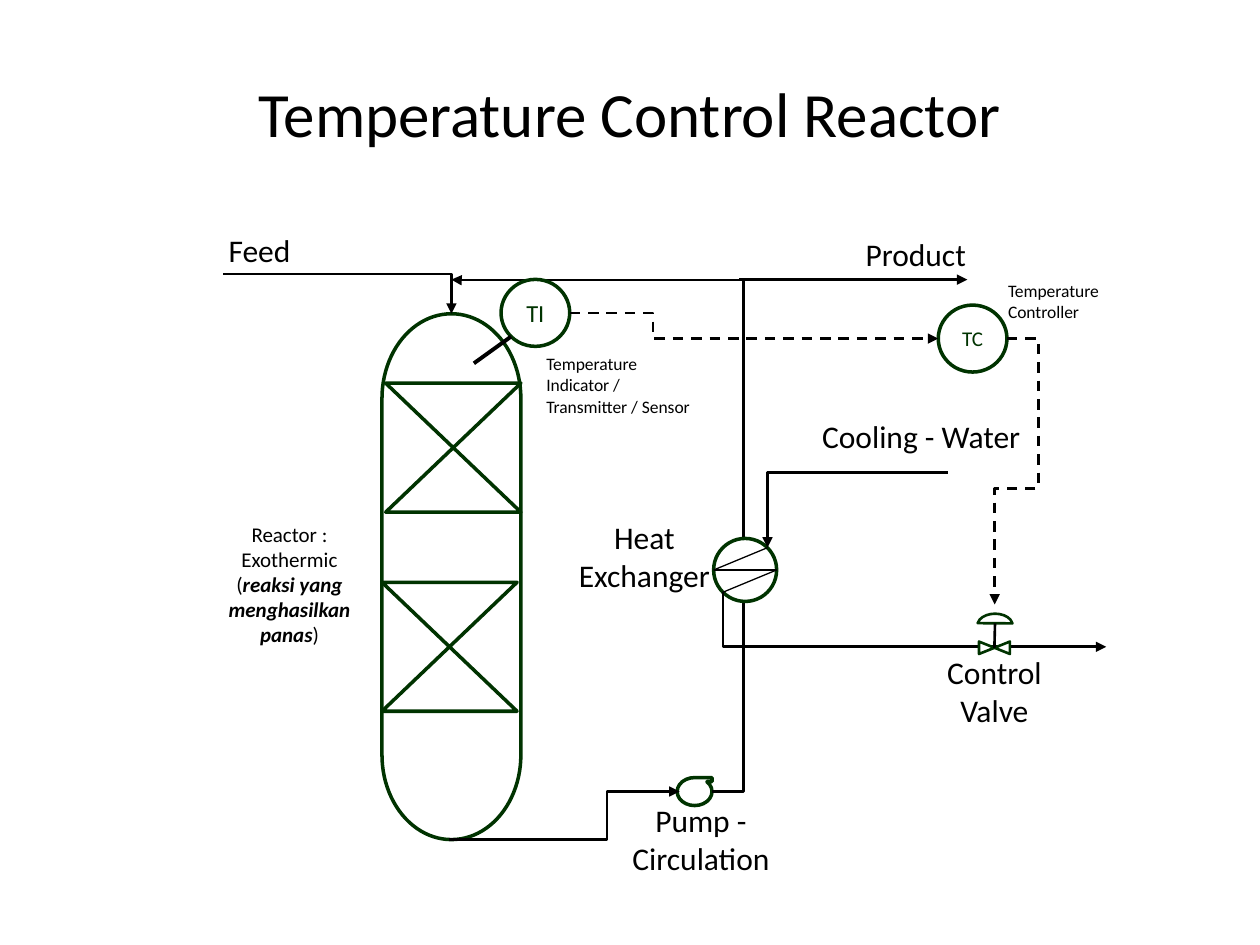
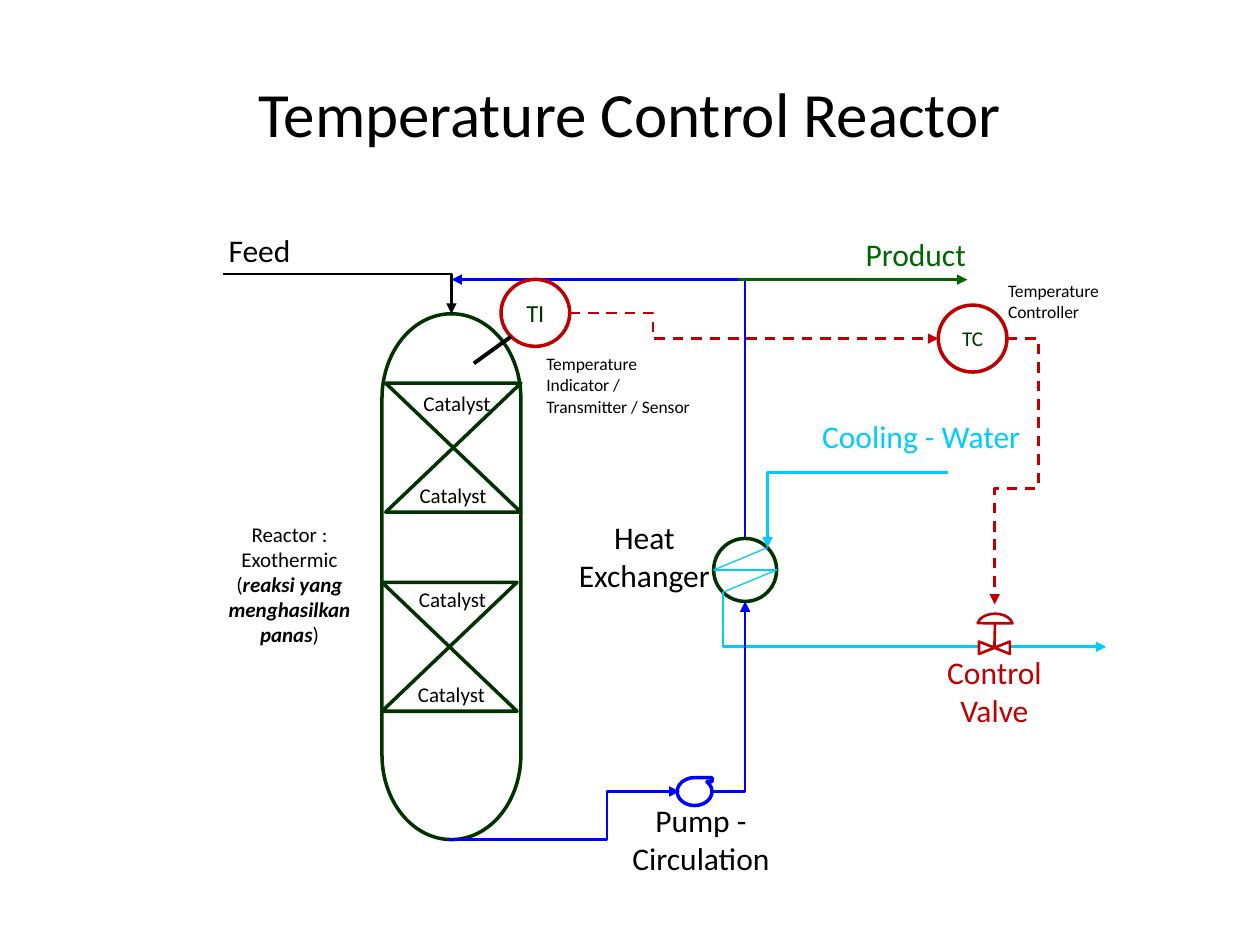
Before and after one commit to slametsampon/WFPS, a slide deck: slide 32 of resources/WFPS.pptx. Drawn at 1260x945 pixels with LibreOffice and Linux fonts; fonts in the diff are those of the drawing; background and template pictures are left out. Boxes give left, top, right and bottom in pixels: in the first picture for what was removed or moved away, otherwise in the second. Text is boxed around its words. In the diff, an @@ line names an element or a change of style, - is before the commit and + after.

```diff
--- a/resources/WFPS.pptx
+++ b/resources/WFPS.pptx
@@ text "Product" at (866,244,966,267): text colour #000000 to #006600 @@
@@ elbow arrow moved from (712, 791) - (451, 280) to (745, 538) - (451, 280) @@
@@ elbow arrow (745, 538) - (451, 280): stroke #000000 1.5 pt to #0000FF 1.5 pt @@
@@ ellipse "TI" at (501,280,571,346): outline #003300 2 pt to #C00000 2 pt @@
@@ arrow (740, 280) - (968, 280): stroke #000000 1.5 pt to #006600 1.5 pt @@
@@ elbow arrow (570, 312) - (939, 339): stroke #000000 1.5 pt dashed to #C00000 1.5 pt dashed @@
@@ ellipse "TC" at (939,305,1008,372): outline #003300 2 pt to #C00000 2 pt @@
@@ elbow arrow (1007, 339) - (994, 605): stroke #000000 1.5 pt dashed to #C00000 1.5 pt dashed @@
@@ text added at (423,396,490,417), 12 pt, text #000000 @@
+Catalyst
@@ text "Cooling - Water" at (822,426,1021,454): text colour #000000 to #00CCFF @@
@@ elbow arrow (948, 472) - (767, 548): stroke #000000 1.5 pt to #00CCFF 1.5 pt @@
@@ text added at (420,488,487,507), 12 pt, text #000000 @@
+Catalyst
@@ line (767, 548) - (713, 570): stroke #000000 0.75 pt to #00CCFF 0.75 pt @@
@@ text added at (419,592,486,614), 12 pt, text #000000 @@
+Catalyst
@@ line (713, 570) - (776, 570): stroke #000000 0.75 pt to #00CCFF 0.75 pt @@
@@ line (776, 570) - (723, 592): stroke #000000 0.75 pt to #00CCFF 0.75 pt @@
@@ elbow arrow (723, 592) - (1106, 646): stroke #000000 1.5 pt to #00CCFF 1.5 pt @@
@@ elbow arrow added from (712, 791) to (745, 601), #0000FF 1.5 pt @@
@@ chord (boxed as its full ellipse) at (977,613,1012,637): outline #003300 1.5 pt to #C00000 1.5 pt @@
@@ line (994, 648) - (995, 624): stroke #000000 1.5 pt to #C00000 1.5 pt @@
@@ text "Control Valve" at (947,662,1041,723): text colour #000000 to #C00000 @@
@@ flow chart collate at (978,642,1010,655): outline #003300 1.5 pt to #C00000 1.5 pt @@
@@ text added at (418,687,485,706), 12 pt, text #000000 @@
+Catalyst
@@ flow chart magnetic tape at (678,777,713,805): outline #003300 2 pt to #0000FF 2 pt @@
@@ elbow arrow (450, 839) - (679, 791): stroke #000000 1.5 pt to #0000FF 1.5 pt @@
```
Also in this commit, not shown: 1 other file.
